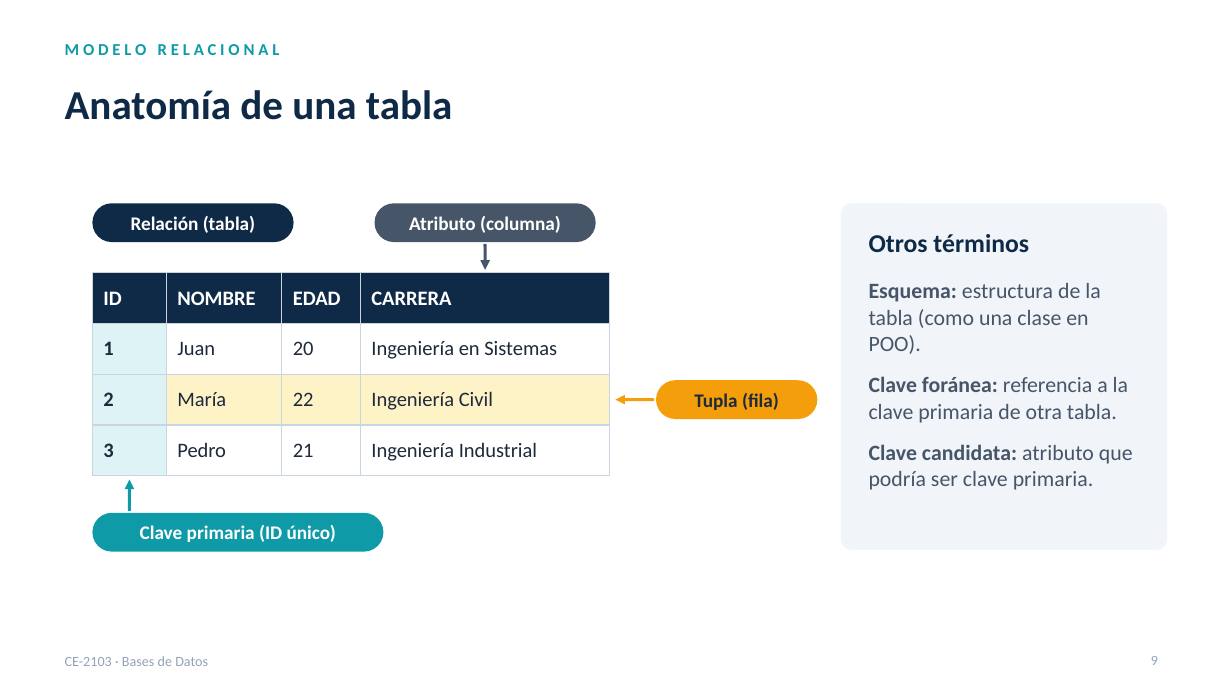
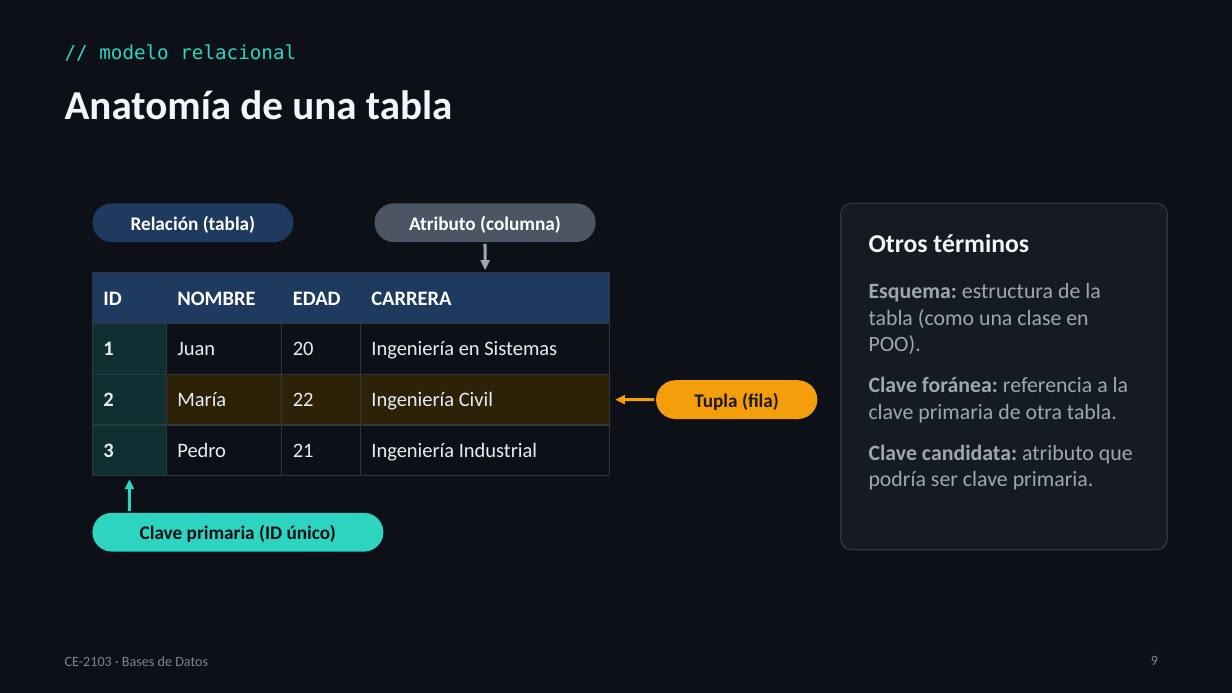
Before and after one commit to itcr-computer-engineering/data-structures-and-algorithms, a slide deck: slide 9 of presentaciones/ce-2103/Lección 08 - Bases de Datos.pptx. Drawn at 1232x693 pixels with LibreOffice and Linux fonts; fonts in the diff are those of the drawing. Boxes give left, top, right and bottom in pixels: in the first picture for what was removed or moved away, otherwise in the second. Text is boxed around its words. In the diff, an @@ line names an element or a change of style, - is before the commit and + after.

```diff
--- a/presentaciones/ce-2103/Lección 08 - Bases de Datos.pptx
+++ b/presentaciones/ce-2103/Lección 08 - Bases de Datos.pptx
@@ background #FFFFFF to #0D1117 @@
@@ text "// modelo relacional" at box(99, 44, 296, 60): vertical alignment top to middle @@
@@ text at box(99, 44, 296, 60): text changed; size 13 to 15 pt; font Calibri to DejaVu Sans Mono; text colour #0E9AA7 to #2DD4BF; bold off @@
-MODELO RELACIONAL
+// modelo relacional
@@ text "Anatomía de una tabla" at box(65, 90, 452, 120): text colour #0F2A47 to #F0F6FC @@
@@ rounded rectangle "Relación (tabla)" at box(92, 203, 294, 242): fill #0F2A47 to #1F3A5F @@
@@ rounded rectangle "Atributo (columna)" at box(374, 203, 595, 242): fill #475569 to #4B5563 @@
@@ rounded rectangle at box(841, 203, 1167, 550): fill #F1F5F9 to #161B22; outline none to #30363D 1 pt @@
@@ text "Otros términos" at box(869, 234, 1029, 252): text colour #0F2A47 to #F0F6FC @@
@@ arrow (485, 244) - (485, 270): stroke #475569 2.5 pt to #9DA7B3 2.5 pt @@
@@ table at box(92, 273, 610, 465) @@
@@ fill #0F2A47 to #1F3A5F in row 1 @@
@@ fill #DDF3F5 to #0F2F33 in 3 cells @@
@@ fill #FFFFFF to #0D1117 in 6 cells @@
@@ fill #FEF3C7 to #2D2208 in 3 cells @@
@@ text colour #1E293B to #E6EDF3 in "1", "Juan", "20", "Ingeniería en Sistemas" and 8 more places @@
@@ borders changed @@
@@ text "Esquema: estructura de la tabla ..." at box(869, 283, 1133, 490): text colour #475569 to #9DA7B3 @@
@@ rounded rectangle "Tupla (fila)" at box(656, 381, 818, 420): text colour #1E293B to #1C1917 @@
@@ arrow (129, 511) - (129, 480): stroke #0E9AA7 2.5 pt to #2DD4BF 2.5 pt @@
@@ rounded rectangle "Clave primaria (ID único)" at box(92, 513, 384, 552): text colour #FFFFFF to #0D1117; fill #0E9AA7 to #2DD4BF @@
@@ text "CE-2103 · Bases de Datos" at box(65, 656, 208, 666): text colour #94A3B8 to #7D8590 @@
@@ page number at box(1151, 656, 1158, 665): text colour #94A3B8 to #7D8590 @@
```
Also in this commit, not shown: 29 other slides changed, 11 slides added, 8 other files.
